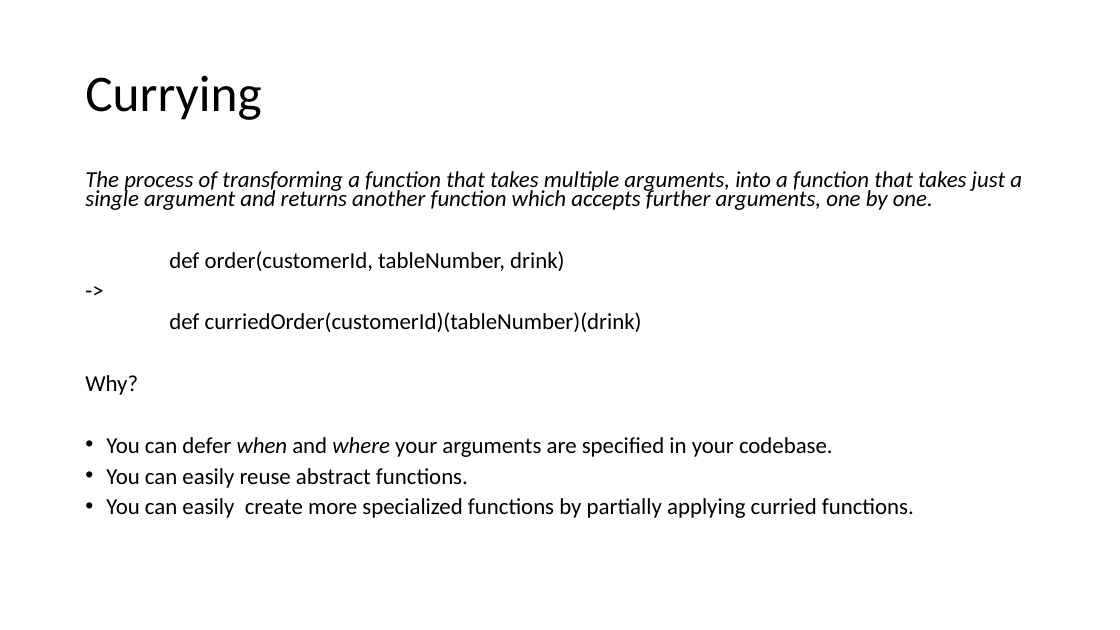
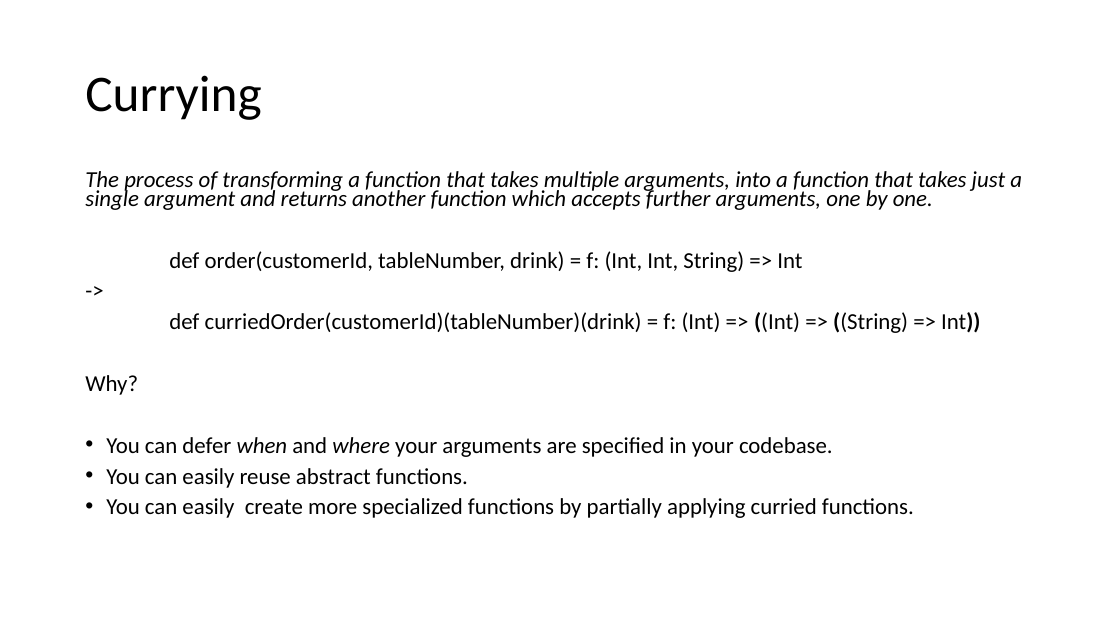
Before and after one commit to florin1288/intro-to-scala, a slide deck: slide 7 of IntroScala.pptx (slide 6 before the commit). Drawn at 1120x630 pixels with LibreOffice and Linux fonts; fonts in the diff are those of the drawing. Boxes give left, top, right and bottom in pixels: in the first picture for what was removed or moved away, otherwise in the second. Text is boxed around its words. In the diff, an @@ line names an element or a change of style, - is before the commit and + after.

```diff
--- a/IntroScala.pptx
+++ b/IntroScala.pptx
@@ text at [169,251,802,272]: text changed @@
-def order(customerId, tableNumber, drink)
+def order(customerId, tableNumber, drink) = f: (Int, Int, String) => Int
@@ text at [169,312,980,333]: text changed @@
-def curriedOrder(customerId)(tableNumber)(drink)
+def curriedOrder(customerId)(tableNumber)(drink) = f: (Int) => ((Int) => ((String) => Int))
```
Also in this commit, not shown: 1 slide added, 9 other files.
